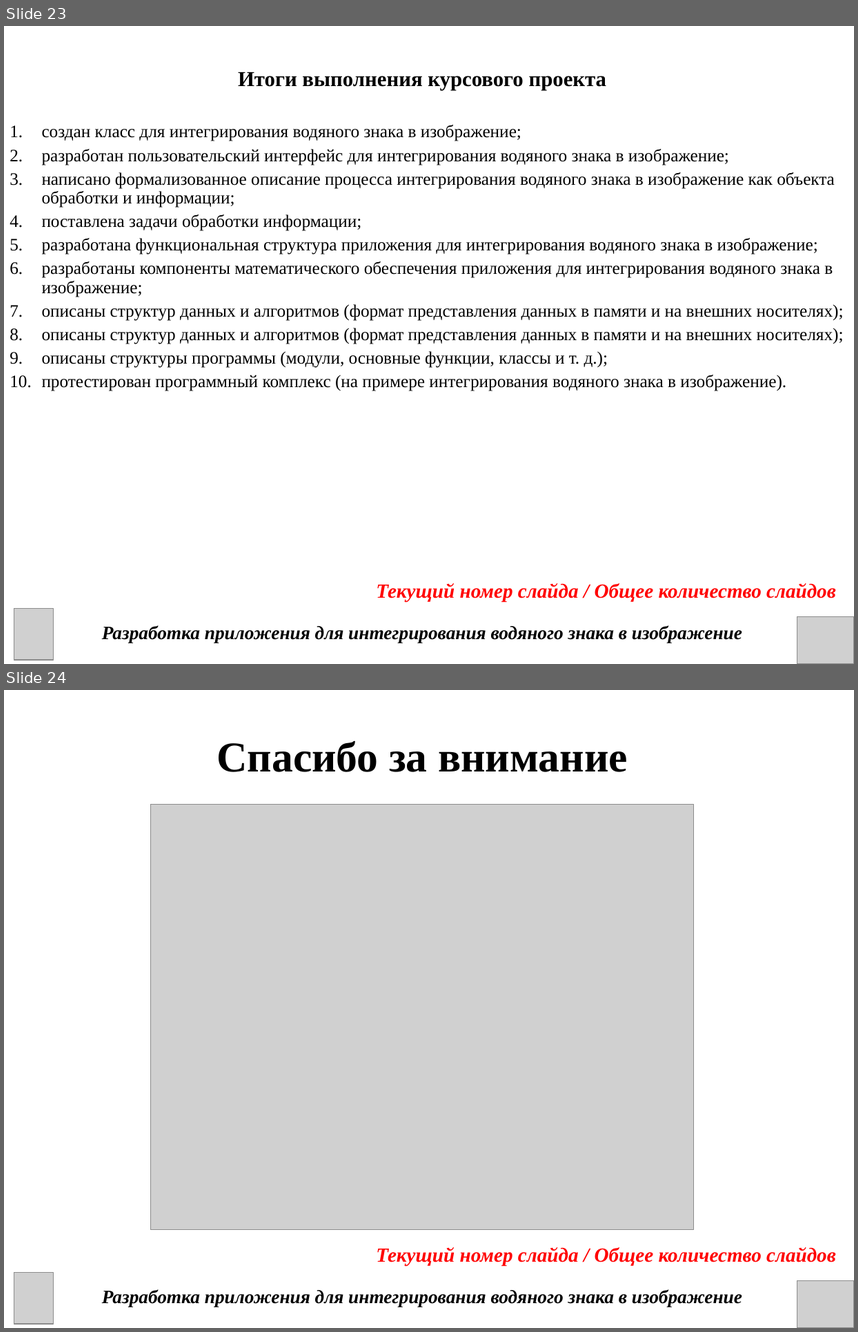
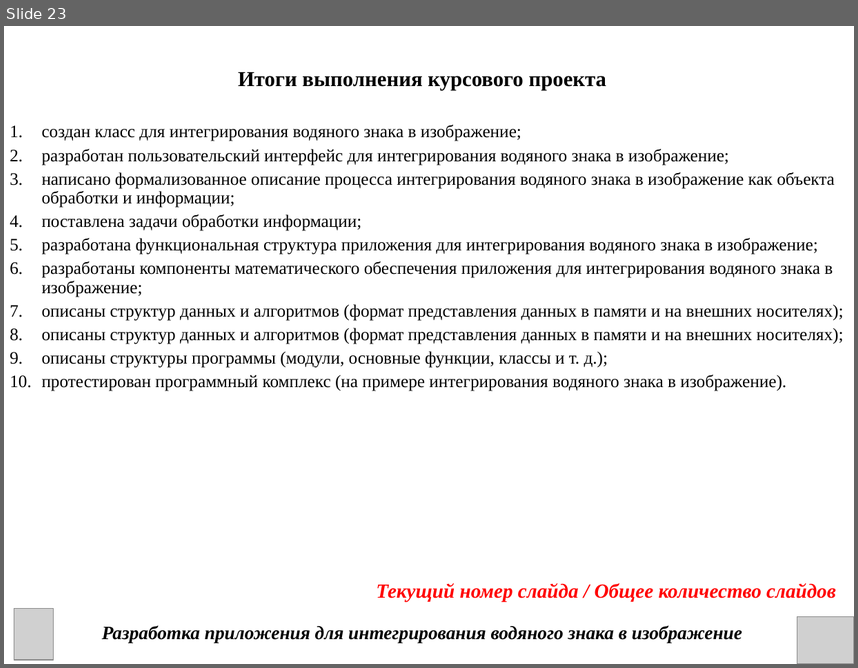
Before and after one commit to DanChoys1/DanChoys, a slide deck: КП презентация.ppt. Shown one above the other, each under a label of ours: slides 23 and 24 before the commit, slide 23 after it. The pictures are 858x1332 and 858x668 pixels, drawn with LibreOffice and Linux fonts; fonts in the diff are those of the drawing; grey boxes stand for pictures. Boxes give left, top, right and bottom in pixels: in the first picture for what was removed or moved away, otherwise in the second. Text is boxed around its words. In the diff, an @@ line names an element or a change of style, - is before the commit and + after.

```diff
--- a/КП презентация.ppt
+++ b/КП презентация.ppt
@@ slide 24 removed at bbox=[4, 690, 854, 1328], background #FFFFFF @@
@@ text removed at bbox=[217, 741, 628, 772] @@
-Спасибо за внимание
@@ picture removed at bbox=[151, 805, 694, 1230] @@
@@ text removed at bbox=[376, 1247, 836, 1265] @@
-Текущий номер слайда / Общее количество слайдов
@@ picture removed at bbox=[14, 1272, 53, 1324] @@
@@ text removed at bbox=[102, 1289, 742, 1306] @@
-Разработка приложения для интегрирования водяного знака в изображение
@@ picture removed at bbox=[797, 1280, 854, 1328] @@
```
Also in this commit, not shown: 2 other files.
